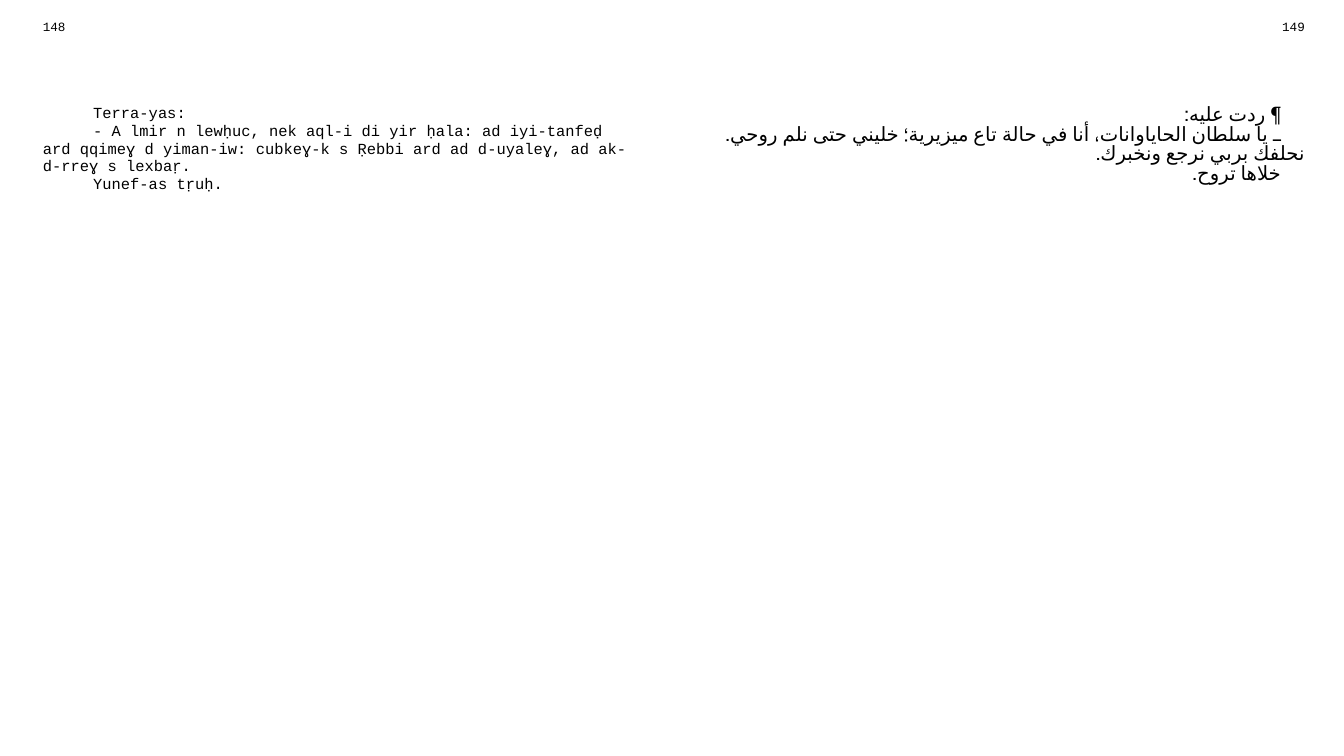
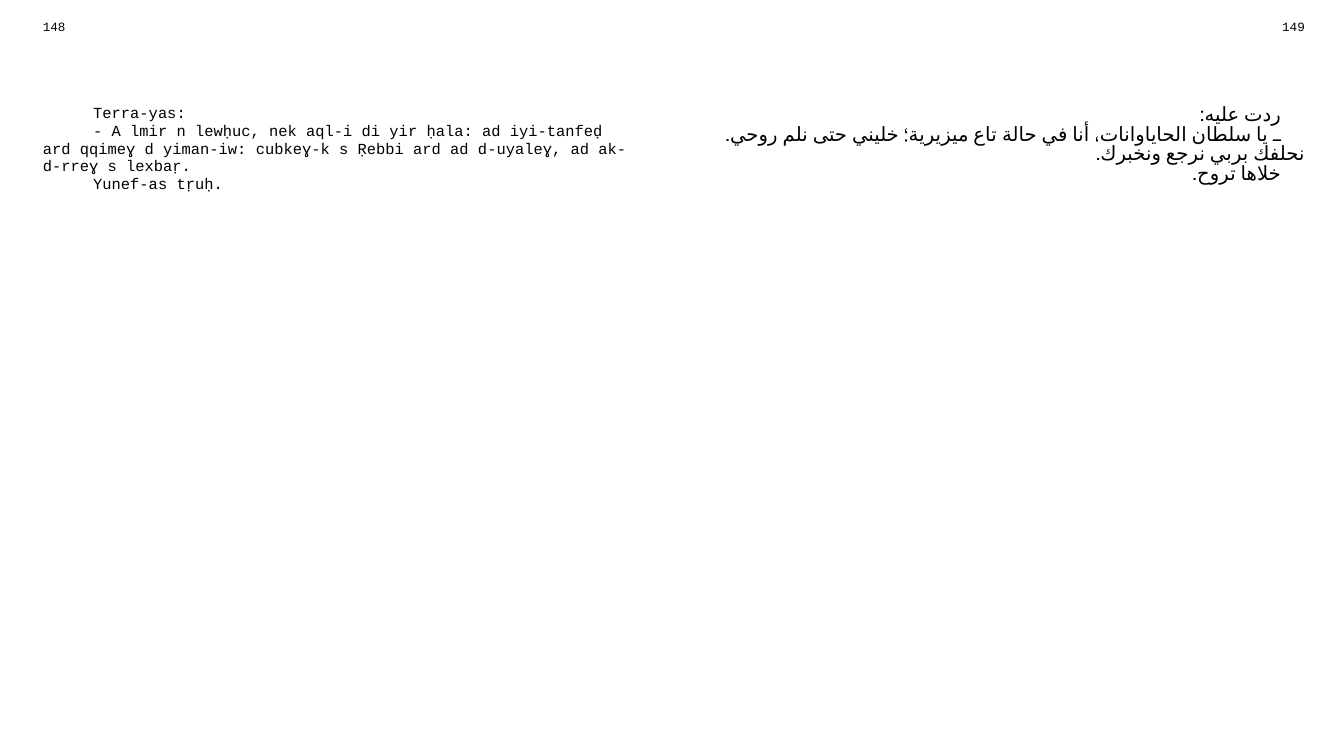
Before and after one commit to sferhah/tamacahut_n_wuccen, a slide deck: slide 70 of Uccen.ConsoleApp/uccen.arq.pptx. Drawn at 1344x756 pixels with LibreOffice and Linux fonts; fonts in the diff are those of the drawing. Boxes give left, top, right and bottom in pixels: in the first picture for what was removed or moved away, otherwise in the second. Text is boxed around its words. In the diff, an @@ line names an element or a change of style, - is before the commit and + after.

```diff
--- a/Uccen.ConsoleApp/uccen.arq.pptx
+++ b/Uccen.ConsoleApp/uccen.arq.pptx
@@ table at (32,16,1315,729) @@
-row 3, column 3: ¶ ردت عليه: / ـ يا سلطان الحاياوانات، أنا في حالة تاع ميزيرية؛ خليني حتى نلم روحي. نحلفك بربي نرجع ونخبرك. / خلاها تروح.
+row 3, column 3: ردت عليه: / ـ يا سلطان الحاياوانات، أنا في حالة تاع ميزيرية؛ خليني حتى نلم روحي. نحلفك بربي نرجع ونخبرك. / خلاها تروح.
```
Also in this commit, not shown: 2 other slides changed, 1 other file.
